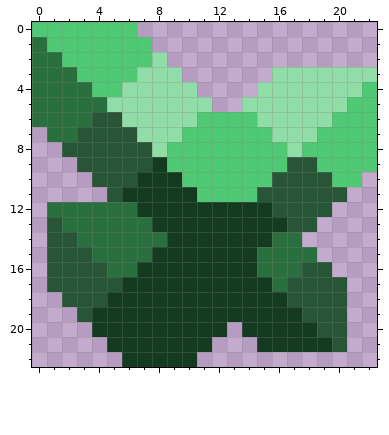
A pixel-art sprite gets an edit: sprites/items/resonarum.png. The picture above was drawn from the file before the commit.
The file is 23x23 pixels.
After:
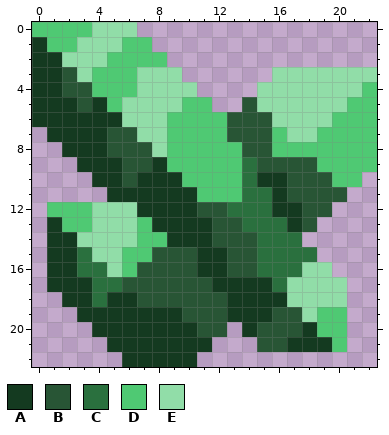
Palette (. is transparent): A #143a20  B #285535  C #2a703e  D #4fc973  E #91dda8
Diff:
Changed rows in their new state; - is an unchanged pixel.
first column x 0:
 0 ----EEE--------------
 1 A--EEE---------------
 2 AAEEE---D------------
 3 AABE-----------------
 4 AABB--D--------------
 5 AAABAD----DD--B------
 6 AAAAAA---DD--BBB-----
 7 -AAAA----D---BBBD----
 8 --AAA---------BB-D---
 9 ---AAA--------CBB----
10 ----AA--------CAA----
11 -----A--------CCA----
12 -DDDEEE----BBCCCAA---
13 -ADDEEED----BBCCCA---
14 -AAEEEEDD---BBBC-----
15 -AACEEDDBBB--BB------
16 -AACCEDBBBB--BB---EE-
17 -AAACCBBBBBB-----EEEE
18 --AAC--BBBBBB----EEEE
19 ---A------BBB---BBEDD
20 -----------BB--BBB-DD
21 ---------------BB---D
Pixel boxes of the changes (left, top, right, bottom) in both pictures:
changed: (32, 22, 347, 352)
